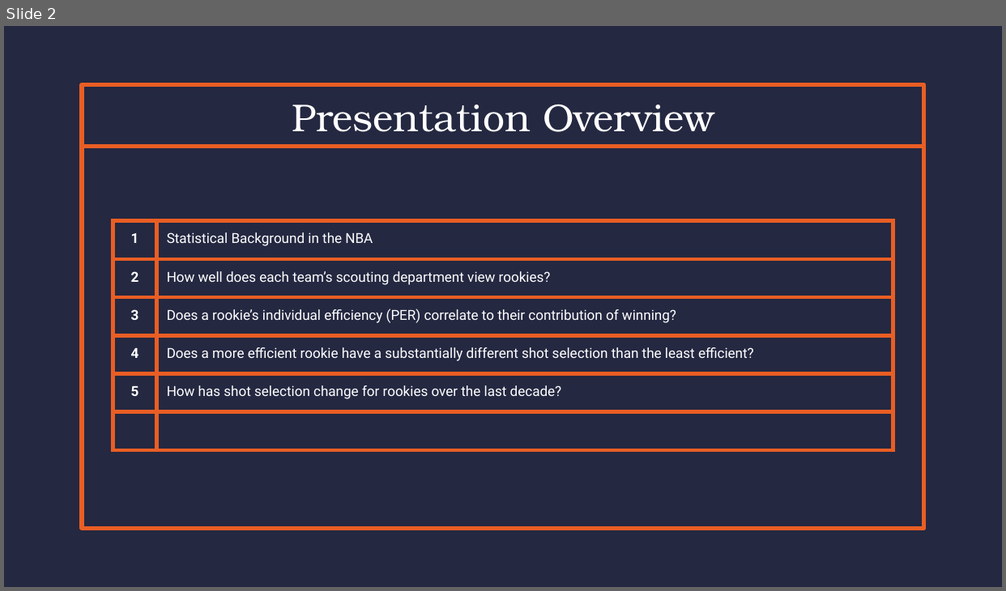
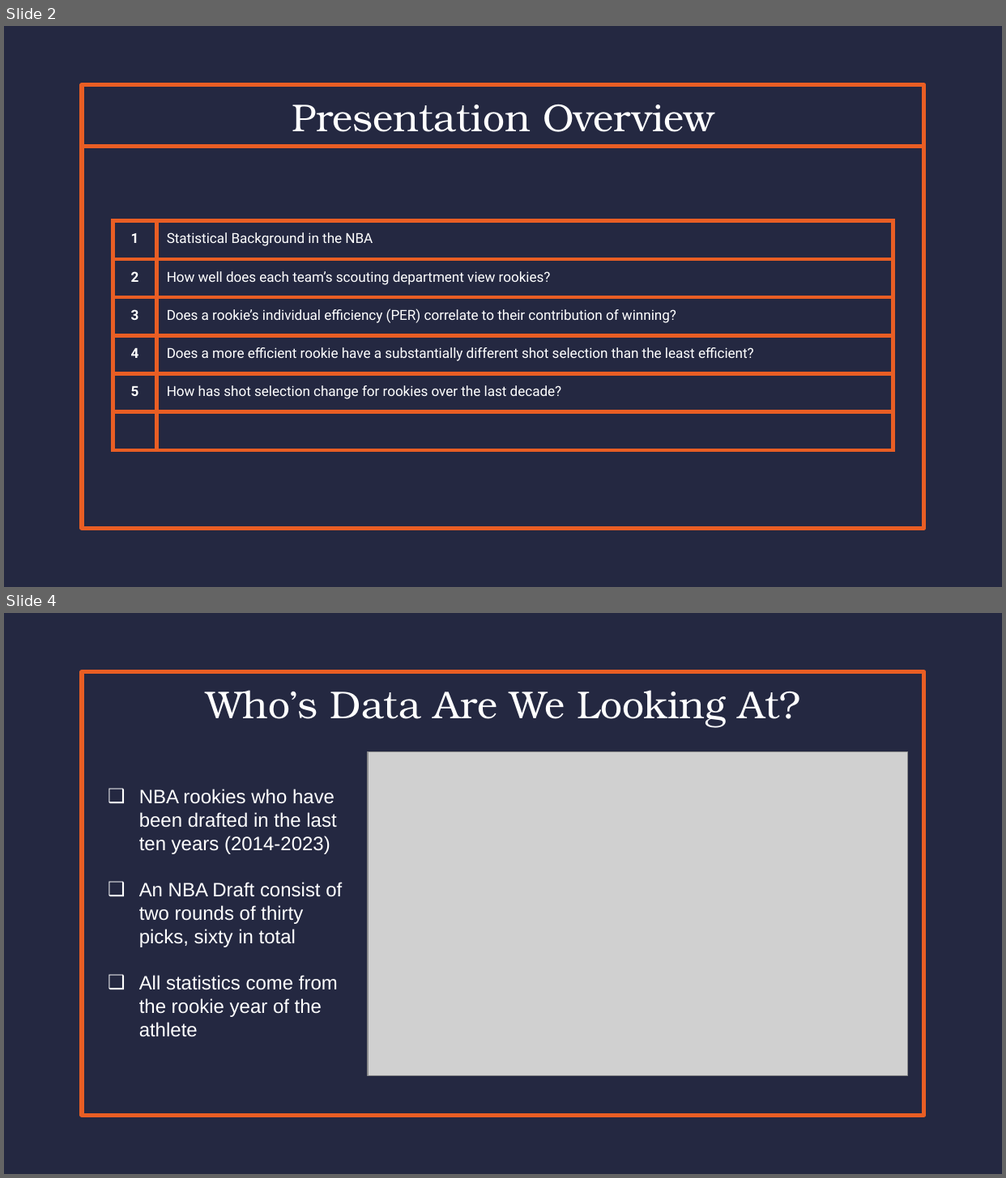
Before and after one commit to Zavello/capstone_DA12_NBA, a slide deck: CapStone Presentation.pptx. Shown one above the other, each under a label of ours: slide 2 before the commit, slides 2 and 4 after it; the slides between them are not shown. The pictures are 1006x591 and 1006x1178 pixels, drawn with LibreOffice and Linux fonts; fonts in the diff are those of the drawing; grey boxes stand for pictures. Boxes give left, top, right and bottom in pixels: in the first picture for what was removed or moved away, otherwise in the second. Text is boxed around its words. In the diff, an @@ line names an element or a change of style, - is before the commit and + after.

```diff
--- a/CapStone Presentation.pptx
+++ b/CapStone Presentation.pptx
@@ slide 4 added at <box>4,613,1002,1174</box>, background #242841; not listed: 1 template element that a slide beside it also shows @@
@@ text added at <box>206,690,800,727</box>, 28 pt, text #FFFFFF @@
+Who’s Data Are We Looking At?
@@ picture added at <box>367,752,907,1076</box> @@
@@ text added at <box>139,789,342,1037</box>, 14 pt, text #FFFFFF @@
+❑ NBA rookies who have been drafted in the last ten years (2014-2023)
+                ❑ An NBA Draft consist of two rounds of thirty picks, sixty in total
+                ❑ All statistics come from the rookie year of the athlete
```
Also in this commit, not shown: 7 other slides added, 2 slides removed, 5 other files.
